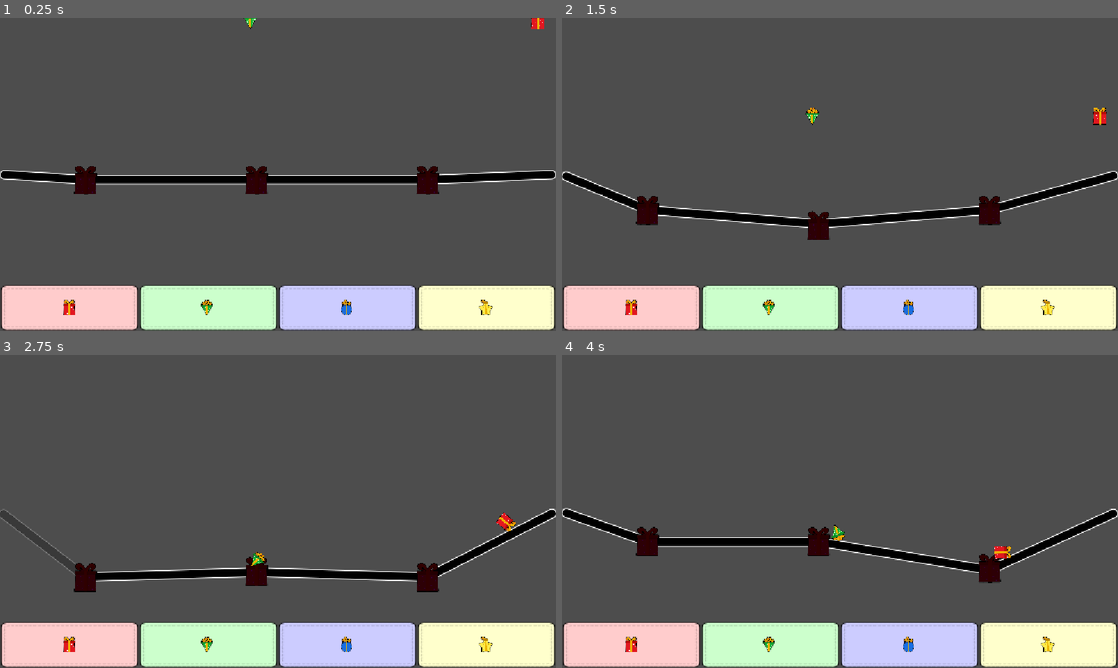
Above: before the commit, frames 1-4 (two rows, left to right).
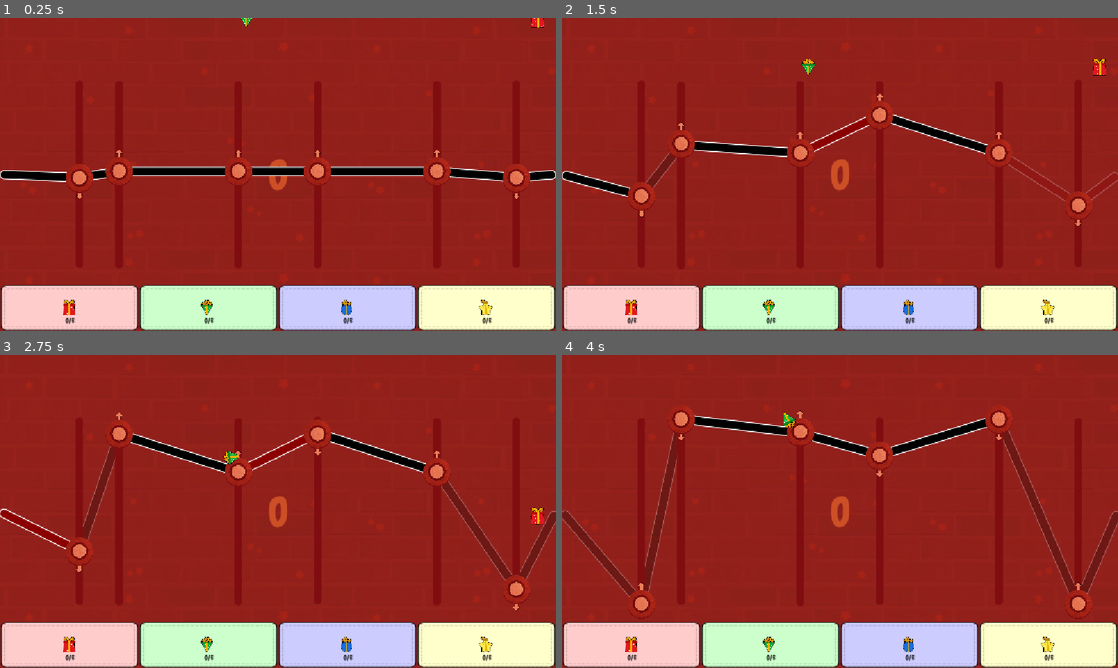
Above: after the commit, the same moments.

Repository: Pandaqi/the-toy-workshop
Game: Godot game, scene res://the-toy-factory/main.tscn
The game is run twice, just before and just after one commit, with the same random seed, the same clock (stepped at 60 frames per second) and the same inputs.
Inputs:
- Up to frame 1 (0.25 s): no input
- Up to frame 2 (1.5 s): hold Right (ui_right) 0.53-1.28 s; hold Down (ui_down) from 1.28 s (still down)
- Up to frame 3 (2.75 s): release Down (ui_down) at 2.03 s; hold Right (ui_right) from 2.03 s (still down)
- Up to frame 4 (4 s): release Right (ui_right) at 2.78 s; hold Up (ui_up) 2.78-3.53 s; hold Left (ui_left) from 3.53 s (still down)

The runs differ from the first frame. In frame 1, 85% of the frame differs, in the area x 0-100%, y 0-100%; in frame 2, 86%; in frame 3, 86%; in frame 4, 86%.

Commit message:
Just needs OBG system and polishing now

Diff:
--- /dev/null
+++ b/the-toy-factory/background/background.gd
@@ -0,0 +1,12 @@
+extends CanvasLayer
+class_name Background
+
+@export var baskets : Baskets
+@export var score_label : Label
+
+func _ready() -> void:
+	baskets.score_changed.connect(_on_score_changed)
+	_on_score_changed(0)
+
+func _on_score_changed(s:float) -> void:
+	score_label.set_text(str(floori(s)))
--- a/the-toy-factory/main.tscn
+++ b/the-toy-factory/main.tscn
@@ -1,6 +1,9 @@
-[gd_scene load_steps=9 format=3 uid="uid://ctn77ic3gi4aa"]
+[gd_scene load_steps=13 format=3 uid="uid://ctn77ic3gi4aa"]
 
+[ext_resource type="Script" uid="uid://ocl0tyru3bcu" path="res://the-toy-factory/background/background.gd" id="1_7unbb"]
 [ext_resource type="Script" uid="uid://jnruh551l300" path="res://the-toy-factory/map/sliders/sliders.gd" id="1_nul57"]
+[ext_resource type="FontFile" uid="uid://cdpbs4r7y1uw1" path="res://the-toy-factory/ui/fonts/gomarice_kinako_mochi.ttf" id="2_c5rqg"]
+[ext_resource type="Texture2D" uid="uid://6m641lvgg7ul" path="res://the-toy-factory/background/factory-bg.webp" id="2_k2vhd"]
 [ext_resource type="PackedScene" uid="uid://dq7q6grepk3qe" path="res://the-toy-factory/map/sliders/slider.tscn" id="2_nul57"]
 [ext_resource type="Script" uid="uid://cshm38e4rjhjv" path="res://the-toy-factory/map/edges/edges.gd" id="2_stb74"]
 [ext_resource type="Script" uid="uid://dyf7qqknjxpqo" path="res://the-toy-factory/map/gifts/gifts.gd" id="5_6px0q"]
@@ -8,27 +11,74 @@
 [ext_resource type="PackedScene" uid="uid://cshnp6yn20xpm" path="res://the-toy-factory/map/gifts/gift.tscn" id="6_6px0q"]
 [ext_resource type="Script" uid="uid://rd50p3uaay7m" path="res://the-toy-factory/map/baskets/baskets.gd" id="7_7unbb"]
 [ext_resource type="PackedScene" uid="uid://d3632k0orh8pk" path="res://the-toy-factory/map/baskets/basket.tscn" id="8_yont5"]
+[ext_resource type="Script" uid="uid://dgebfcmsw85yo" path="res://the-toy-factory/ui/ui.gd" id="11_m0c03"]
 
 [node name="Main" type="Node2D" unique_id=442931553]
 
-[node name="Edges" type="Node2D" parent="." unique_id=916891675 node_paths=PackedStringArray("sliders")]
+[node name="Background" type="CanvasLayer" parent="." unique_id=2120066820 node_paths=PackedStringArray("baskets", "score_label")]
+script = ExtResource("1_7unbb")
+baskets = NodePath("../Game/Baskets")
+score_label = NodePath("ScoreLabel")
+
+[node name="TextureRect" type="TextureRect" parent="Background" unique_id=727571760]
+anchors_preset = 15
+anchor_right = 1.0
+anchor_bottom = 1.0
+grow_horizontal = 2
+grow_vertical = 2
+texture = ExtResource("2_k2vhd")
+stretch_mode = 1
+
+[node name="ScoreLabel" type="Label" parent="Background" unique_id=720305641]
+custom_minimum_size = Vector2(256, 256)
+anchors_preset = 8
+anchor_left = 0.5
+anchor_top = 0.5
+anchor_right = 0.5
+anchor_bottom = 0.5
+offset_left = -128.0
+offset_top = -128.0
+offset_right = 128.0
+offset_bottom = 128.0
+grow_horizontal = 2
+grow_vertical = 2
+theme_override_colors/font_color = Color(0.80109006, 0.3103465, 0.15031075, 1)
+theme_override_fonts/font = ExtResource("2_c5rqg")
+theme_override_font_sizes/font_size = 96
+text = "0000"
+horizontal_alignment = 1
+vertical_alignment = 1
+
+[node name="Game" type="CanvasLayer" parent="." unique_id=1065955034]
+layer = 4
+
+[node name="Edges" type="Node2D" parent="Game" unique_id=916891675 node_paths=PackedStringArray("sliders")]
 script = ExtResource("2_stb74")
 sliders = NodePath("../Sliders")
 edge_scene = ExtResource("5_q74el")
 
-[node name="Sliders" type="Node2D" parent="." unique_id=728342587]
+[node name="Sliders" type="Node2D" parent="Game" unique_id=728342587]
 script = ExtResource("1_nul57")
 slider_scene = ExtResource("2_nul57")
 
-[node name="Gifts" type="Node2D" parent="." unique_id=1793489989 node_paths=PackedStringArray("timer", "sliders")]
+[node name="Gifts" type="Node2D" parent="Game" unique_id=1793489989 node_paths=PackedStringArray("timer", "sliders")]
 script = ExtResource("5_6px0q")
 timer = NodePath("Timer")
 gift_scene = ExtResource("6_6px0q")
 sliders = NodePath("../Sliders")
 
-[node name="Timer" type="Timer" parent="Gifts" unique_id=1976142630]
+[node name="Timer" type="Timer" parent="Game/Gifts" unique_id=1976142630]
 one_shot = true
 
-[node name="Baskets" type="Node2D" parent="." unique_id=1675005568]
+[node name="Baskets" type="Node2D" parent="Game" unique_id=1675005568 node_paths=PackedStringArray("gifts")]
 script = ExtResource("7_7unbb")
 basket_scene = ExtResource("8_yont5")
+gifts = NodePath("../Gifts")
+
+[node name="UI" type="CanvasLayer" parent="." unique_id=501688603 node_paths=PackedStringArray("baskets", "audio_victory")]
+layer = 8
+script = ExtResource("11_m0c03")
+baskets = NodePath("../Game/Baskets")
+audio_victory = NodePath("AudioVictory")
+
+[node name="AudioVictory" type="AudioStreamPlayer" parent="UI" unique_id=1599638360]
--- a/the-toy-factory/map/baskets/basket.gd
+++ b/the-toy-factory/map/baskets/basket.gd
@@ -5,6 +5,8 @@
 @export var col_shape_node : CollisionShape2D
 @export var sprite : Sprite2D
 @export var sprite_type : Sprite2D
+@export var label_container : Node2D
+@export var label : Label
 
 const BASKET_HEIGHT := 96.0 # @TODO: Config??
 const GIFT_DELIVERED_TARGET := 5 # @TODO: Config
@@ -16,22 +18,33 @@
 
 func _ready() -> void:
 	area.body_entered.connect(_on_body_entered)
+	update_label()
 
 func set_type(tp:Gift.Type) -> void:
 	type = tp
 	sprite_type.set_frame(Gift.get_frame_for_type(type))
-	sprite.modulate = Gift.get_color_for_type(type)
 
-func _on_body_entered(body) -> void:
+	var col := Gift.get_color_for_type(type)
+	sprite.modulate = col
+	label_container.modulate = col
+
+func _on_body_entered(body:Node2D) -> void:
 	if not (body is Gift): return
-	body = body as Gift
 
 	# @TODO: animation/delay/keep for a bit/whatever
-	var is_good : bool = body.type == type
+	var is_good := (body as Gift).is_type(type)
+	if is_good:
+		deliver_gift(body)
+
 	body.kill(is_good)
-	if is_good:
-		num_delivered += 1
-		gift_delivered.emit(body)
+
+func deliver_gift(g:Gift) -> void:
+	num_delivered += 1
+	gift_delivered.emit(g)
+	update_label()
+
+func update_label() -> void:
+	label.set_text(str(num_delivered) + "/" + str(GIFT_DELIVERED_TARGET))
 
 func set_width(w:float) -> void:
 	var total_size := Vector2(w, BASKET_HEIGHT)
@@ -46,7 +59,11 @@
 	sprite.material.set_shader_parameter("scale", sprite_scale)
 	sprite.position.y = -half_y
 	sprite_type.position.y = -half_y
-	sprite_type.set_scale(0.35*min(total_size.x, total_size.y)*Vector2.ONE / 256.0)
+
+	var sprite_type_size := 0.35*minf(total_size.x, total_size.y)
+	sprite_type.set_scale(sprite_type_size*Vector2.ONE / 256.0)
+
+	label_container.position = sprite_type.position + 0.5 * Vector2.DOWN * sprite_type_size
 
 func has_enough_gifts() -> bool:
 	return num_delivered >= GIFT_DELIVERED_TARGET
--- a/the-toy-factory/map/baskets/basket.tscn
+++ b/the-toy-factory/map/baskets/basket.tscn
@@ -1,10 +1,11 @@
-[gd_scene load_steps=8 format=3 uid="uid://d3632k0orh8pk"]
+[gd_scene load_steps=9 format=3 uid="uid://d3632k0orh8pk"]
 
 [ext_resource type="Script" uid="uid://bh71pfjcjl6bn" path="res://the-toy-factory/map/baskets/basket.gd" id="1_yh5ap"]
 [ext_resource type="Shader" uid="uid://dw7htltadsxew" path="res://the-toy-factory/map/baskets/basket.gdshader" id="2_l4wvx"]
 [ext_resource type="Texture2D" uid="uid://qqutd4d4mwpb" path="res://the-toy-factory/map/baskets/basket.webp" id="3_l4wvx"]
 [ext_resource type="Texture2D" uid="uid://iqnf101miofb" path="res://the-toy-factory/shared/assets.webp" id="3_ol4dk"]
 [ext_resource type="Shader" uid="uid://cl2sxwefk72to" path="res://the-toy-factory/map/baskets/drop_shadow.gdshader" id="4_82riw"]
+[ext_resource type="FontFile" uid="uid://cdpbs4r7y1uw1" path="res://the-toy-factory/ui/fonts/gomarice_kinako_mochi.ttf" id="6_kd5v6"]
 
 [sub_resource type="ShaderMaterial" id="ShaderMaterial_82riw"]
 shader = ExtResource("2_l4wvx")
@@ -20,12 +21,14 @@
 shader_parameter/shadow_color = Color(0, 0, 0, 1)
 shader_parameter/blur_std = 5.0
 
-[node name="Basket" type="Node2D" unique_id=1920963403 node_paths=PackedStringArray("area", "col_shape_node", "sprite", "sprite_type")]
+[node name="Basket" type="Node2D" unique_id=1920963403 node_paths=PackedStringArray("area", "col_shape_node", "sprite", "sprite_type", "label_container", "label")]
 script = ExtResource("1_yh5ap")
 area = NodePath("Area2D")
 col_shape_node = NodePath("Area2D/CollisionShape2D")
 sprite = NodePath("Sprite2D")
 sprite_type = NodePath("SpriteType")
+label_container = NodePath("LabelContainer")
+label = NodePath("LabelContainer/Label")
 
 [node name="Sprite2D" type="Sprite2D" parent="." unique_id=1859225724]
 material = SubResource("ShaderMaterial_82riw")
@@ -41,3 +44,25 @@
 texture = ExtResource("3_ol4dk")
 hframes = 4
 vframes = 4
+
+[node name="LabelContainer" type="Node2D" parent="." unique_id=120097607]
+
+[node name="Label" type="Label" parent="LabelContainer" unique_id=1096799482]
+custom_minimum_size = Vector2(64, 18)
+anchors_preset = 8
+anchor_left = 0.5
+anchor_top = 0.5
+anchor_right = 0.5
+anchor_bottom = 0.5
+offset_left = -31.0
+offset_top = 2.0
+offset_right = 33.0
+offset_bottom = 20.0
+grow_horizontal = 2
+grow_vertical = 2
+size_flags_horizontal = 4
+theme_override_colors/font_color = Color(0.1728327, 0.17283267, 0.17283267, 1)
+theme_override_fonts/font = ExtResource("6_kd5v6")
+text = "5/10"
+horizontal_alignment = 1
+vertical_alignment = 1
--- a/the-toy-factory/map/baskets/baskets.gd
+++ b/the-toy-factory/map/baskets/baskets.gd
@@ -3,12 +3,17 @@
 
 const NUM_BASKETS := 4 # @TODO: Config
 var baskets : Array[Basket]
+var score := 0.0
+var num_gifts_killed_since_last_delivery := 0
 
 @export var basket_scene : PackedScene
+@export var gifts : Gifts
 
 signal game_over()
+signal score_changed(score:float)
 
 func _ready() -> void:
+	gifts.gift_killed.connect(_on_gift_killed)
 	create_baskets()
 	get_viewport().size_changed.connect(_on_size_changed)
 	_on_size_changed()
@@ -37,7 +42,8 @@
 		sum += b.num_delivered
 	return sum
 
-func _on_gift_delivered(_g:Gift) -> void:
+func _on_gift_delivered(g:Gift) -> void:
+	score_gift(g)
 	check_for_game_over()
 
 func _on_size_changed() -> void:
@@ -51,6 +57,30 @@
 		b.set_position(Vector2((i+0.5)*basket_width, vp.y))
 		b.set_width(basket_width)
 
+func change_score(ds:float) -> void:
+	score = clampf(score + ds, 0.0, 9999.99)
+	score_changed.emit(score)
+
+func score_gift(g:Gift) -> void:
+	var val := 10.0 # @TODO: Config base score
+
+	var time_taken := (Time.get_ticks_msec() - g.time_appeared)/1000.0
+	var max_time_taken := 10.0
+	val += lerp(10.0, 0.0, time_taken/max_time_taken) # @TODO: Config these values too
+
+	var max_gifts_killed := 5
+	val += lerp(10.0, 0.0, num_gifts_killed_since_last_delivery / float(max_gifts_killed))
+
+	change_score(val)
+	num_gifts_killed_since_last_delivery = 0
+
+func _on_gift_killed(g:Gift) -> void:
+	if g.was_delivered: return
+
+	var score_penalty := -3
+	change_score(score_penalty)
+	num_gifts_killed_since_last_delivery += 1
+
 func check_for_game_over() -> void:
 	var all_have_enough := true
 	for b in baskets:
--- a/the-toy-factory/map/edges/edge.gd
+++ b/the-toy-factory/map/edges/edge.gd
@@ -4,6 +4,7 @@
 @export var col_shape_node : CollisionShape2D
 var broken := false
 var rect : Rect2
+var angle := 0.0
 
 const THICKNESS := 20.0 # @TODO: Config
 const MIN_ANGLE_FOR_EDGE_BREAK := 0.18*PI # @TODO: Config
@@ -25,8 +26,9 @@
 
 	rect = Rect2(-0.5*size, size)
 
-	var base_size := 256.0
-	var sprite_scale := Vector2.ONE * size / base_size
+	# for when I used a SPRITE for this instead of custom _draw()
+	#var base_size := 256.0
+	#var sprite_scale := Vector2.ONE * size / base_size
 	#sprite.set_scale(sprite_scale)
 	#sprite.material.set_shader_parameter("scale", sprite_scale)
 
@@ -35,8 +37,8 @@
 	# By using angle, we can allow any distance between sliders,
 	# and it will still only break if you're further away from the mean/normal/center line
 	var vec_horiz := Vector2(vec.x, 0)
-	var angle := vec_horiz.angle_to(vec)
-	broken = abs(angle) >= MIN_ANGLE_FOR_EDGE_BREAK
+	angle = vec_horiz.angle_to(vec)
+	broken = absf(angle) >= MIN_ANGLE_FOR_EDGE_BREAK
 
 	col_shape_node.disabled = broken
 	modulate.a = 0.25 if broken else 1.0
@@ -46,7 +48,12 @@
 func _draw() -> void:
 	var b := StyleBoxFlat.new()
 	b.bg_color = Color.BLACK
+
+	var about_to_break := absf(angle) >= MIN_ANGLE_FOR_EDGE_BREAK*0.75 and absf(angle) <= MIN_ANGLE_FOR_EDGE_BREAK * 1.3
+	if about_to_break:
+		b.bg_color = Color.DARK_RED
+
 	b.border_color = Color.WHITE
-	b.set_corner_radius_all(8.0)
-	b.set_border_width_all(2.0)
+	b.set_corner_radius_all(8)
+	b.set_border_width_all(2)
 	draw_style_box(b, rect)
--- a/the-toy-factory/map/edges/edge.tscn
+++ b/the-toy-factory/map/edges/edge.tscn
@@ -1,8 +1,13 @@
-[gd_scene load_steps=2 format=3 uid="uid://fb1pgue58sii"]
+[gd_scene load_steps=3 format=3 uid="uid://fb1pgue58sii"]
 
 [ext_resource type="Script" uid="uid://cccmlh3ba7eo4" path="res://the-toy-factory/map/edges/edge.gd" id="1_px3dp"]
 
+[sub_resource type="PhysicsMaterial" id="PhysicsMaterial_px3dp"]
+friction = 0.2
+bounce = 0.2
+
 [node name="Edge" type="StaticBody2D" unique_id=1660111971 node_paths=PackedStringArray("col_shape_node")]
+physics_material_override = SubResource("PhysicsMaterial_px3dp")
 script = ExtResource("1_px3dp")
 col_shape_node = NodePath("CollisionShape2D")
 
--- a/the-toy-factory/map/gifts/gift.gd
+++ b/the-toy-factory/map/gifts/gift.gd
@@ -13,6 +13,8 @@
 
 @export var sprite : Sprite2D
 var type : Type
+var time_appeared := 0.0
+var was_delivered := false
 
 signal killed(g:Gift)
 
@@ -37,9 +39,14 @@
 	kill()
 
 func set_type(tp:Type) -> void:
+	type = tp
 	sprite.set_frame(Gift.get_frame_for_type(tp))
+
+func is_type(tp:Type) -> bool:
+	return type == tp
 
 func kill(good := false) -> void:
 	print("Gift killed. Good? ", good)
+	was_delivered = good
 	queue_free()
 	killed.emit(self)
--- a/the-toy-factory/map/gifts/gift.tscn
+++ b/the-toy-factory/map/gifts/gift.tscn
@@ -7,7 +7,7 @@
 radius = 16.27882
 
 [node name="Gift" type="RigidBody2D" unique_id=885653250 node_paths=PackedStringArray("sprite")]
-gravity_scale = 0.2
+gravity_scale = 0.1
 script = ExtResource("1_l7r6i")
 sprite = NodePath("Sprite2D")
 
--- a/the-toy-factory/map/gifts/gifts.gd
+++ b/the-toy-factory/map/gifts/gifts.gd
@@ -7,14 +7,16 @@
 @export var sliders : Sliders
 var gifts : Array[Gift]
 
+signal gift_killed(g:Gift)
+
 func _ready() -> void:
 	timer.timeout.connect(_on_timer_timeout)
 	_on_timer_timeout()
 
 func _on_timer_timeout() -> void:
 	var player_count := sliders.get_all_with_player().size()
-	var min_gifts := floori(0.5 * player_count) # @TODO: Config
-	var max_gifts := floori(1.5 * player_count)
+	var min_gifts := 1
+	var max_gifts := maxi(player_count, 2) # @TODO: Config?
 
 	# ensure we're above minimum
 	while count() < min_gifts:
@@ -38,9 +40,11 @@
 	pos.y = 0
 	g.set_type(random_type)
 	g.set_position(pos)
+	g.time_appeared = Time.get_ticks_msec()
 	gifts.append(g)
 	g.killed.connect(_on_gift_killed)
 	add_child(g)
 
 func _on_gift_killed(g:Gift) -> void:
 	gifts.erase(g)
+	gift_killed.emit(g)
--- a/the-toy-factory/map/sliders/slider.gd
+++ b/the-toy-factory/map/sliders/slider.gd
@@ -8,17 +8,24 @@
 var active := false
 var player_index := -1
 
-const MOVE_SPEED := 50.0 # @TODO: config
+const MOVE_SPEED := 30.0 # @TODO: config
 const MOVE_SPEED_MULT_HOLD := 4.5 # @TODO: Config
 const Y_BOUND_DIST_FROM_EDGE := 0.2 # @TODO: Config
 
 @export var auto_move_enabled := true
+@export var sprite_arrow : Sprite2D
 
 const DEBUG_INPUT_KEYS : Array[String] = ["ui_up", "ui_down", "ui_left", "ui_right"]
 var time_pressed := 0.0
 
+func _ready() -> void:
+	if randf() <= 0.5: switch_direction() # just to randomize player start situations
+
 func is_active() -> bool:
-	return fixed or (active and player_index >= 0)
+	return fixed or (active and has_player())
+
+func has_player() -> bool:
+	return player_index >= 0
 
 func set_active(val:bool) -> void:
 	active = val
@@ -35,7 +42,7 @@
 func _input(ev:InputEvent) -> void:
 	if not is_active(): return
 
-	var key := DEBUG_INPUT_KEYS[player_index]
+	var key := DEBUG_INPUT_KEYS[player_index % DEBUG_INPUT_KEYS.size()]
 	if ev.is_action_pressed(key):
 		time_pressed = Time.get_ticks_msec()
 		is_held = true
@@ -54,6 +61,7 @@
 func _physics_process(delta:float) -> void:
 	if not is_active(): return
 	auto_move(delta)
+	if has_player(): queue_redraw()
 
 func get_speed() -> float:
 	var speed := MOVE_SPEED
@@ -68,6 +76,9 @@
 	if fixed: return
 	if not auto_move_enabled: return
 
+	sprite_arrow.set_position(Vector2.DOWN * dir * 32)
+	sprite_arrow.set_rotation(0.5*PI if dir == 1 else -0.5*PI)
+
 	var y_bounds := get_path_bounds()
 	var new_pos := get_position() + dir * delta * get_speed() * Vector2.DOWN
 	if new_pos.y <= y_bounds.min:
@@ -75,3 +86,13 @@
 	if new_pos.y >= y_bounds.max:
 		dir = -1
 	set_position(new_pos)
+
+func _draw() -> void:
+	var b := StyleBoxFlat.new()
+	b.bg_color = Color.from_string("#800E10", Color.DARK_RED)
+	b.set_corner_radius_all(8)
+	var y_bounds := get_path_bounds()
+	var thickness := 16.0
+	var top_left := Vector2(global_position.x -0.5*thickness, y_bounds.min)
+	var rect := Rect2(to_local(top_left), Vector2(thickness, y_bounds.max - y_bounds.min))
+	draw_style_box(b, rect)
--- a/the-toy-factory/map/sliders/slider.tscn
+++ b/the-toy-factory/map/sliders/slider.tscn
@@ -3,12 +3,20 @@
 [ext_resource type="Script" uid="uid://bgelbgeewdvw1" path="res://the-toy-factory/map/sliders/slider.gd" id="1_utoh5"]
 [ext_resource type="Texture2D" uid="uid://iqnf101miofb" path="res://the-toy-factory/shared/assets.webp" id="2_utoh5"]
 
-[node name="Slider" type="Node2D" unique_id=545122372]
+[node name="Slider" type="Node2D" unique_id=545122372 node_paths=PackedStringArray("sprite_arrow")]
 script = ExtResource("1_utoh5")
+sprite_arrow = NodePath("SpriteArrow")
+
+[node name="SpriteArrow" type="Sprite2D" parent="." unique_id=1261770185]
+scale = Vector2(0.1, 0.1)
+texture = ExtResource("2_utoh5")
+hframes = 4
+vframes = 4
+frame = 5
 
 [node name="Sprite2D" type="Sprite2D" parent="." unique_id=1753006563]
-modulate = Color(0.19797397, 2.7001352e-05, 0.19804007, 1)
 scale = Vector2(0.25, 0.25)
 texture = ExtResource("2_utoh5")
 hframes = 4
 vframes = 4
+frame = 4
--- a/the-toy-factory/map/sliders/sliders.gd
+++ b/the-toy-factory/map/sliders/sliders.gd
@@ -5,8 +5,9 @@
 var sliders : Array[SliderPlayer]
 
 @export var debug := true
+@export var debug_player_count := 6
 
-const MAX_PLAYER_COUNT := 12 # @TODO: Config
+const NUM_SLIDERS := 13 # @TODO: Config
 
 func _ready() -> void:
 	create_sliders()
@@ -19,8 +20,7 @@
 	if not debug: return
 	if not OS.is_debug_build(): return
 
-	var test_player_count := 3
-	refresh_num_players(test_player_count)
+	refresh_num_players(debug_player_count)
 
 func count() -> int:
 	return sliders.size()
@@ -44,16 +44,17 @@
 	for slider in sliders:
 		slider.disconnect_player()
 
-	# @TODO: this is a rudimentary way to spread out the players, add more safeguards
+	# @TODO: this is a rudimentary way to spread out the players, add more safeguards or just manually input all the configurations?
 	var num_sliders := count()
 	for i in range(n):
-		var index := floori(i / float(n) * (num_sliders - 2)) + 1
+		var index_raw := floori((i+0.5) / float(n) * num_sliders - 1)
+		var index := clampi(index_raw, 1, count() - 2)
 		sliders[index].attach_to_player(i)
 		print(i, index)
 
 func create_sliders() -> void:
 	# player-controlled sliders
-	for i in range(MAX_PLAYER_COUNT):
+	for i in range(NUM_SLIDERS):
 		var s := create_slider()
 		sliders.push_back(s)
 
@@ -78,7 +79,7 @@
 func refresh_slider_positions() -> void:
 	var vp := get_viewport().get_visible_rect().size
 	var half_y := 0.5*vp.y
-	var x_dist_between_sliders := vp.x / (MAX_PLAYER_COUNT + 1)
+	var x_dist_between_sliders := vp.x / (NUM_SLIDERS + 1)
 
 	sliders.front().set_position(Vector2(0, half_y))
 	sliders.back().set_position(Vector2(vp.x, half_y))
--- /dev/null
+++ b/the-toy-factory/ui/ui.gd
@@ -0,0 +1,26 @@
+extends CanvasLayer
+class_name UI
+
+@export var baskets : Baskets
+@export var audio_victory : AudioStreamPlayer
+# @export var game_over_menu : GameOverMenuCustom
+var game_over := false
+
+func _ready() -> void:
+	baskets.game_over.connect(_on_game_over)
+
+func _on_game_over() -> void:
+	if game_over: return
+
+	print("GAME OVER!")
+	game_over = true
+	audio_victory.play()
+
+	# @TODO: save the game data on the resource
+	#game_over_data.game_over_good = good
+	#game_over_data.score = final_score
+	#game_over_data.time_played = floori((Time.get_ticks_msec() - score.time_started) / 1000.0)
+	#game_over_data.gifts_delivered = map_data.sleigh.module_gifts.num_delivered
+
+	# @TODO: enable once I have it
+	# game_over_menu.activate()
Binary file changed: non-game/assets/assets.webp
Binary file added: non-game/assets/factory-bg.webp
Not shown, added: the-toy-factory/background/background.gd.uid
Binary file added: the-toy-factory/background/factory-bg.webp
Not shown, added: the-toy-factory/background/factory-bg.webp.import
Binary file changed: the-toy-factory/shared/assets.webp
Not shown, added: the-toy-factory/shared/bg-theme.mp3.import
Binary file added: the-toy-factory/ui/fonts/Playfair_9pt-Black.ttf
Not shown, added: the-toy-factory/ui/fonts/Playfair_9pt-Black.ttf.import
Binary file added: the-toy-factory/ui/fonts/Playfair_9pt-BlackItalic.ttf
Not shown, added: the-toy-factory/ui/fonts/Playfair_9pt-BlackItalic.ttf.import
Binary file added: the-toy-factory/ui/fonts/Playfair_9pt-Italic.ttf
(and 11 more such lines)
